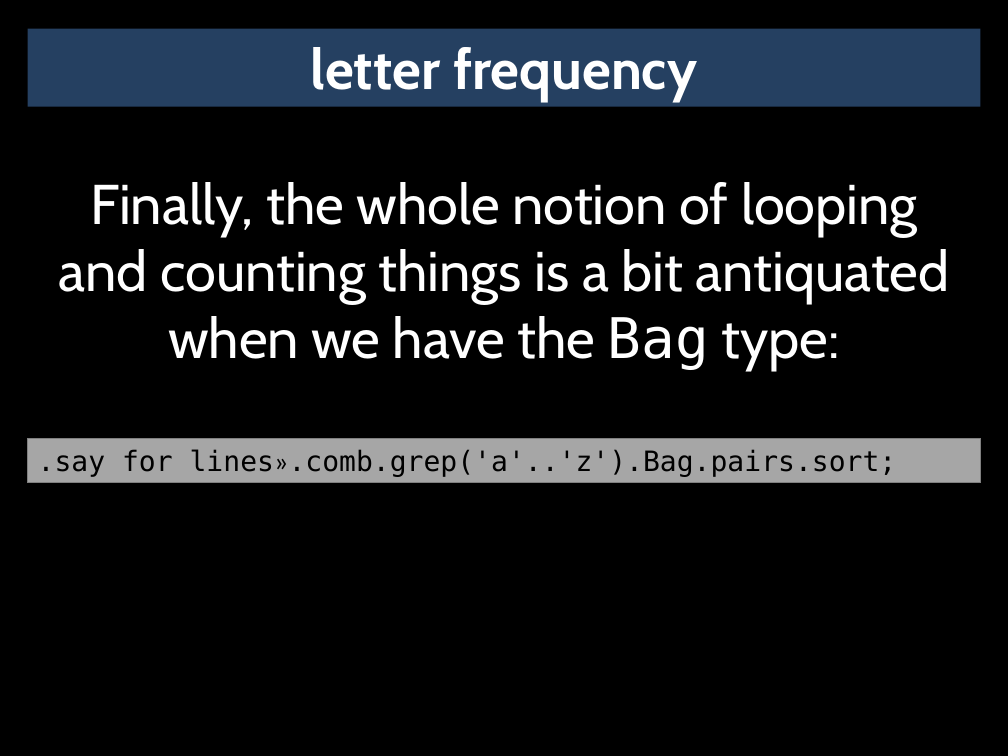
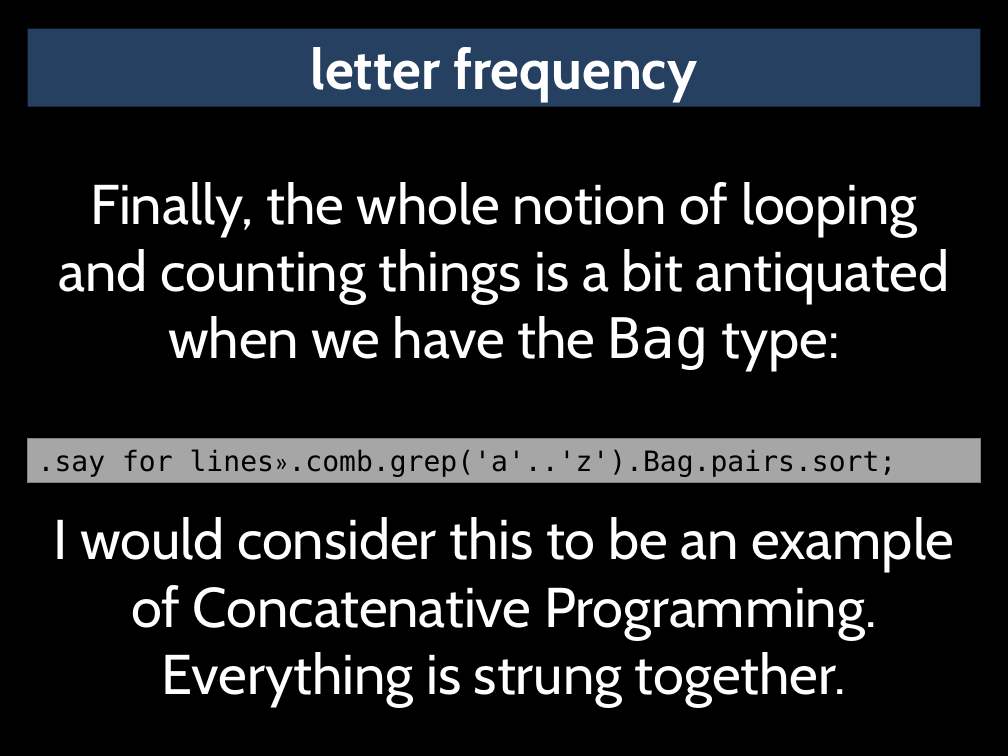
Before and after one commit to masak/talks, a slide deck: slide 24 of czpw-2014-pride-envy/talk.pptx (slide 23 before the commit). Drawn at 1008x756 pixels with LibreOffice and Linux fonts; fonts in the diff are those of the drawing. Boxes give left, top, right and bottom in pixels: in the first picture for what was removed or moved away, otherwise in the second. Text is boxed around its words. In the diff, an @@ line names an element or a change of style, - is before the commit and + after.

```diff
--- a/czpw-2014-pride-envy/talk.pptx
+++ b/czpw-2014-pride-envy/talk.pptx
@@ text at box(53, 517, 954, 706): paragraph added @@
+I would consider this to be an example of Concatenative Programming. Everything is strung together.
```
Also in this commit, not shown: 12 other slides changed, 5 slides added.
